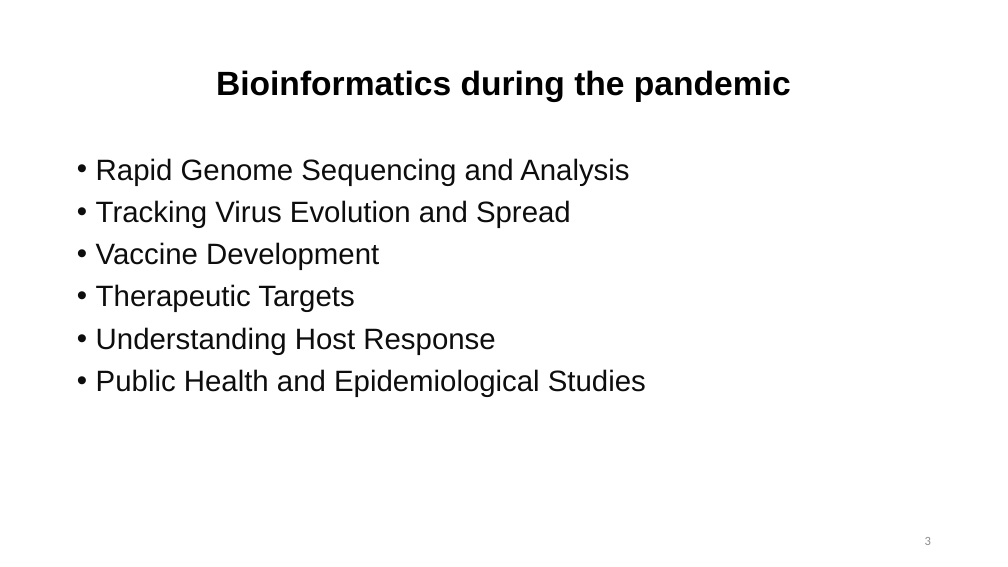
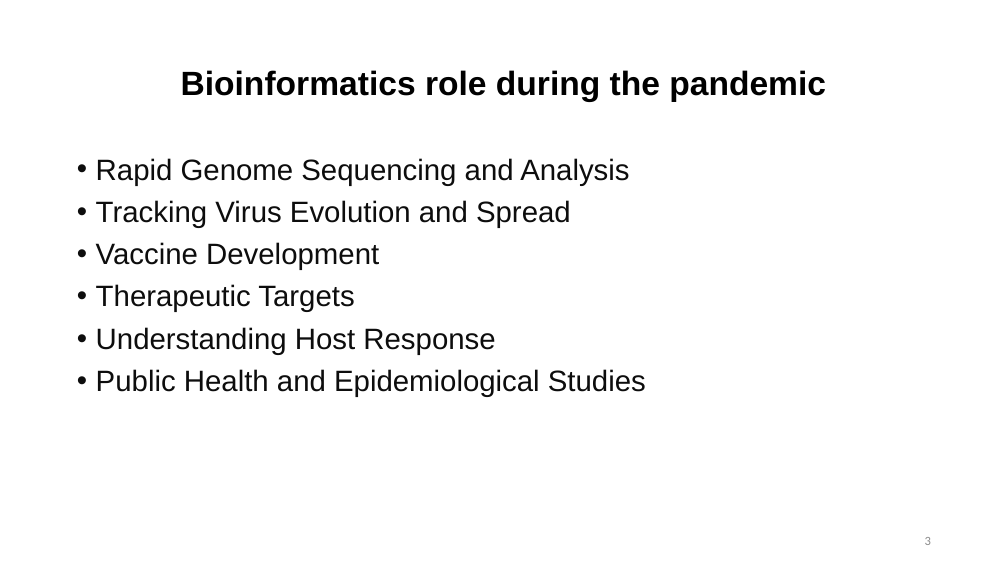
Before and after one commit to RAGE-toolkit/RAGE-workshop-2024, a slide deck: slide 3 of day4/day4-bioinformatics.pptx. Drawn at 1008x567 pixels with LibreOffice and Linux fonts; fonts in the diff are those of the drawing. Boxes give left, top, right and bottom in pixels: in the first picture for what was removed or moved away, otherwise in the second. Text is boxed around its words. In the diff, an @@ line names an element or a change of style, - is before the commit and + after.

```diff
--- a/day4/day4-bioinformatics.pptx
+++ b/day4/day4-bioinformatics.pptx
@@ title at box(181, 70, 826, 102): text changed @@
-Bioinformatics during the pandemic
+Bioinformatics role during the pandemic
```
